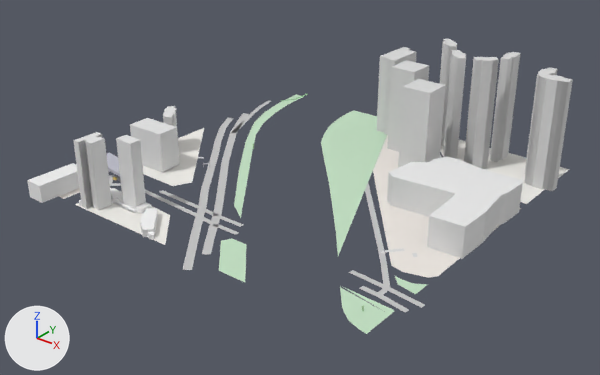
The glTF model white-model-six-districts/chunks/121_82_high.glb: old version first, new version second.
The view is the same before and after, from a camera (50 mm lens) standing at (1365.0, 8946.0, 456.0) and looking at (746.0, 9719.0, -23.0). Lighting does not change. The marker at lower left points along +X, +Y and +Z. The picture after the commit comes second. Vertices at exactly the same position are counted once.
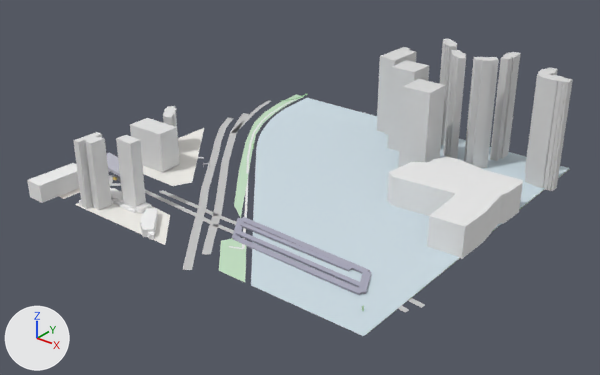
Boxes [x1, y1, x2, y2] around the edits, measured in the pictures (600 x 375 px):
'Mesh_0', reshaped
    before: [27, 39, 573, 334]
    after: [27, 39, 573, 336]
part 1 of me_mesh_0, added
    after: [229, 98, 569, 336]

Patch to the scene script:
```diff
--- a/white-model-six-districts/chunks/121_82_high.glb.py
+++ b/white-model-six-districts/chunks/121_82_high.glb.py
@@ me_mesh_0 @@
 # used by ob_mesh_0; location = (0.0, 0.0, 0.0)
-me_mesh_0.from_pydata(...)  # 904 vertices, 961 faces; spans x 496.0..1018.0, y 9476.0..10075.0, z -25.0..132.0
+me_mesh_0.from_pydata(...)  # 1488 vertices, 1437 faces; spans x 496.0..1018.0, y 9476.0..10075.0, z -25.0..132.0
+# me_mesh_0 part 1: 390 vertices added at x 526.0..1000.0, y 9500.0..10014.0, z -25.0..-20.0
+# other edits to the shape of me_mesh_0 do not show in these pictures
 me_mesh_0.materials.append(mat_material_0)
```
